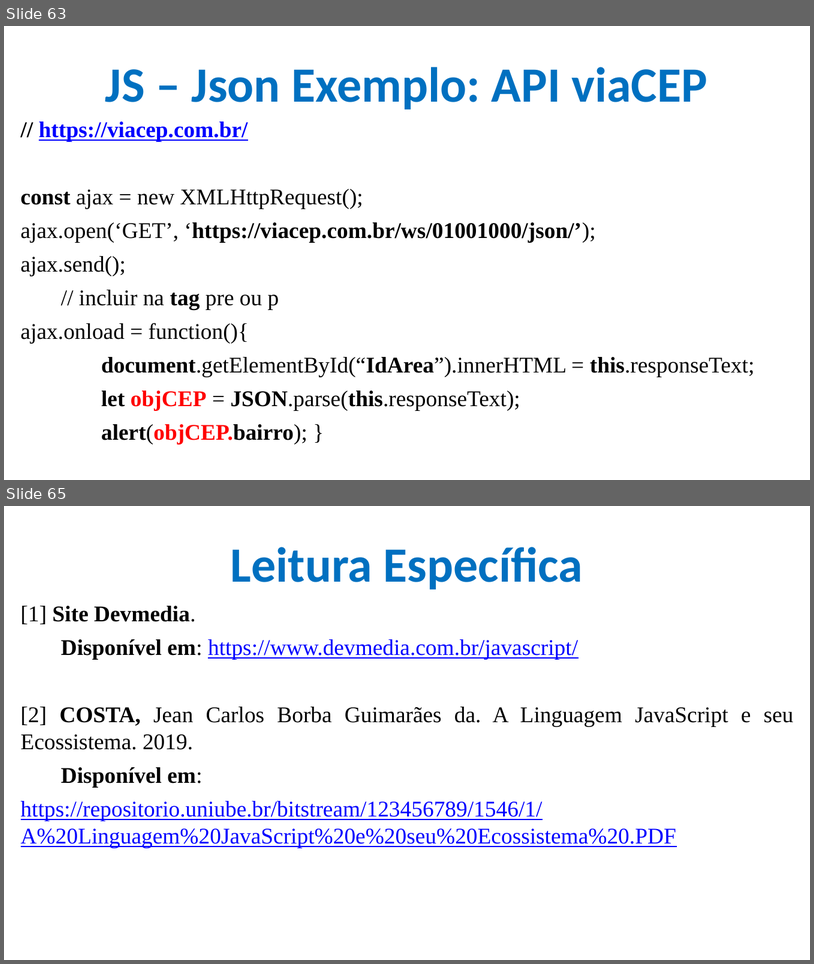
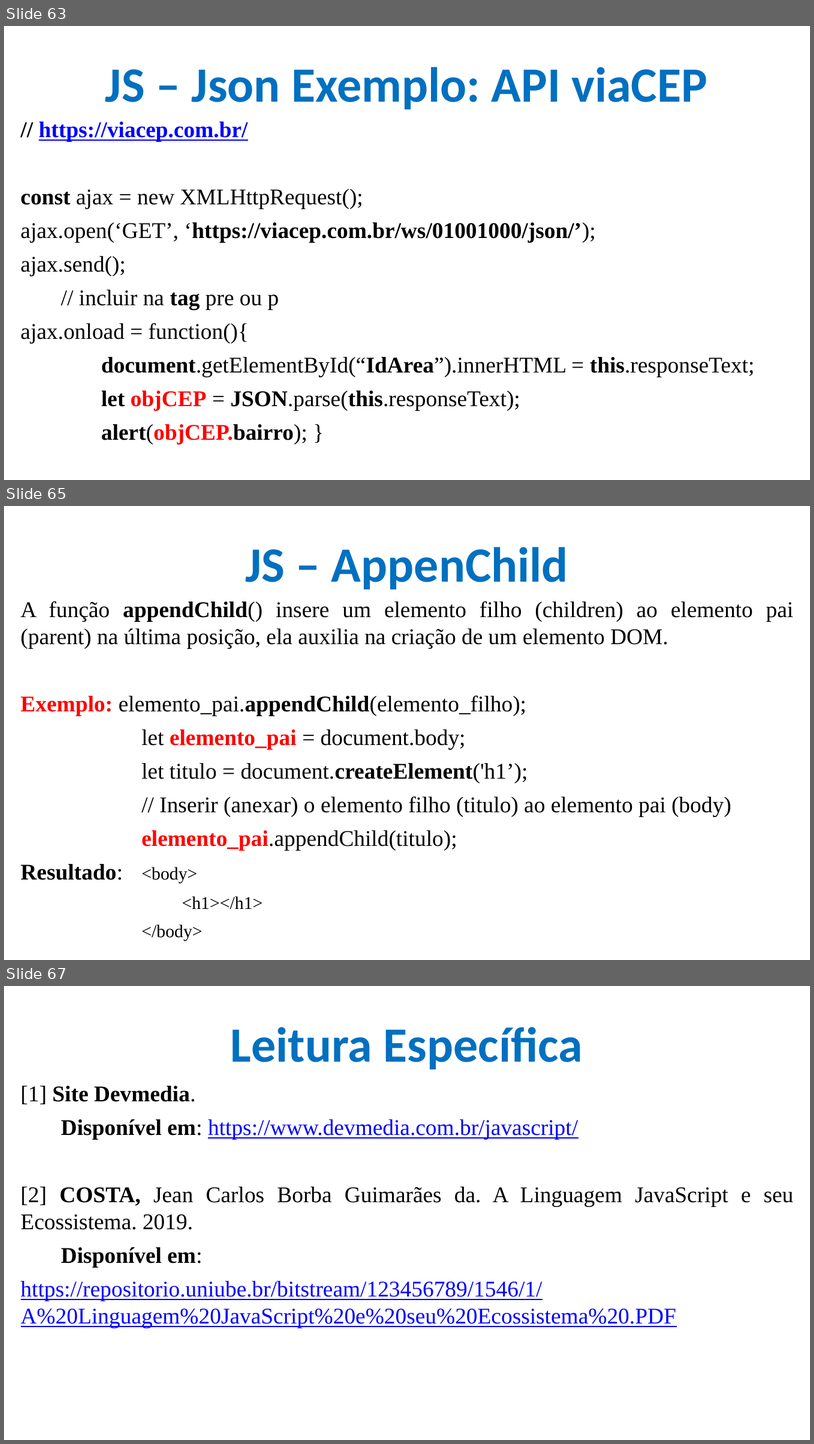
Before and after one commit to CloudEducationBrazil/WydenDesenvolvimentoWebPHP, a slide deck: 01 Classes/Aula 09 Desenvolvimento Web PHP - JS.pptx. Shown one above the other, each under a label of ours: slides 63 and 65 before the commit, slides 63, 65 and 67 after it; the slides between them are not shown. The pictures are 814x964 and 814x1444 pixels, drawn with LibreOffice and Linux fonts; fonts in the diff are those of the drawing; background and template pictures are left out. Boxes give left, top, right and bottom in pixels: in the first picture for what was removed or moved away, otherwise in the second. Text is boxed around its words. In the diff, an @@ line names an element or a change of style, - is before the commit and + after.

```diff
--- a/01 Classes/Aula 09 Desenvolvimento Web PHP - JS.pptx
+++ b/01 Classes/Aula 09 Desenvolvimento Web PHP - JS.pptx
@@ slide 65 added at (x1=4, y1=506, x2=810, y2=960), background picture (left out) @@
@@ title added at (x1=245, y1=547, x2=569, y2=589), 44 pt, text #0070C0, bold @@
+JS – AppenChild
@@ text added at (x1=21, y1=601, x2=794, y2=940), 20 pt, text #000000 @@
+A função appendChild() insere um elemento filho (children) ao elemento pai (parent) na última posição, ela auxilia na criação de um elemento DOM.
+Exemplo: elemento_pai.appendChild(elemento_filho);
+let elemento_pai = document.body;
+let titulo = document.createElement('h1’);
+// Inserir (anexar) o elemento filho (titulo) ao elemento pai (body)
+elemento_pai.appendChild(titulo);
+Resultado: <body>
+<h1></h1>
+</body>
@@ what was slide 65 is now slide 67 @@
```
Also in this commit, not shown: 5 slides changed, 1 other slide added, 1 other file.
